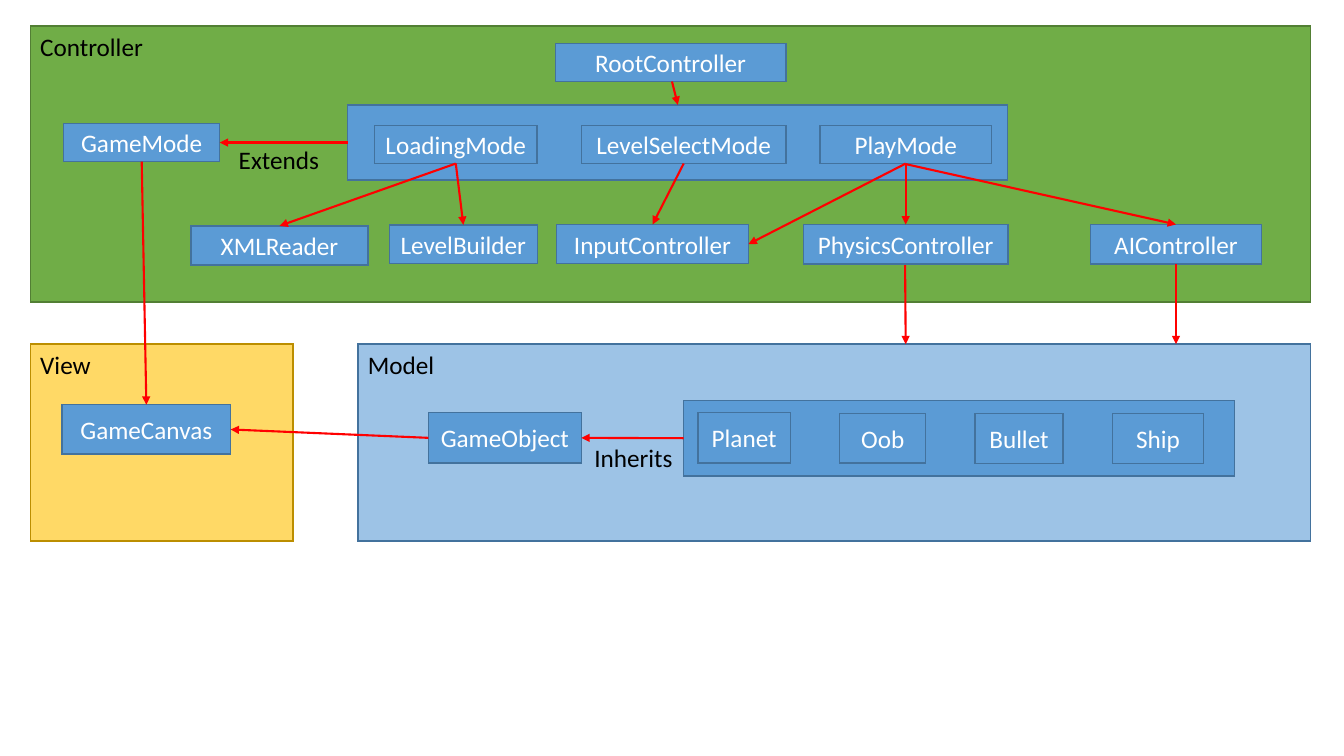
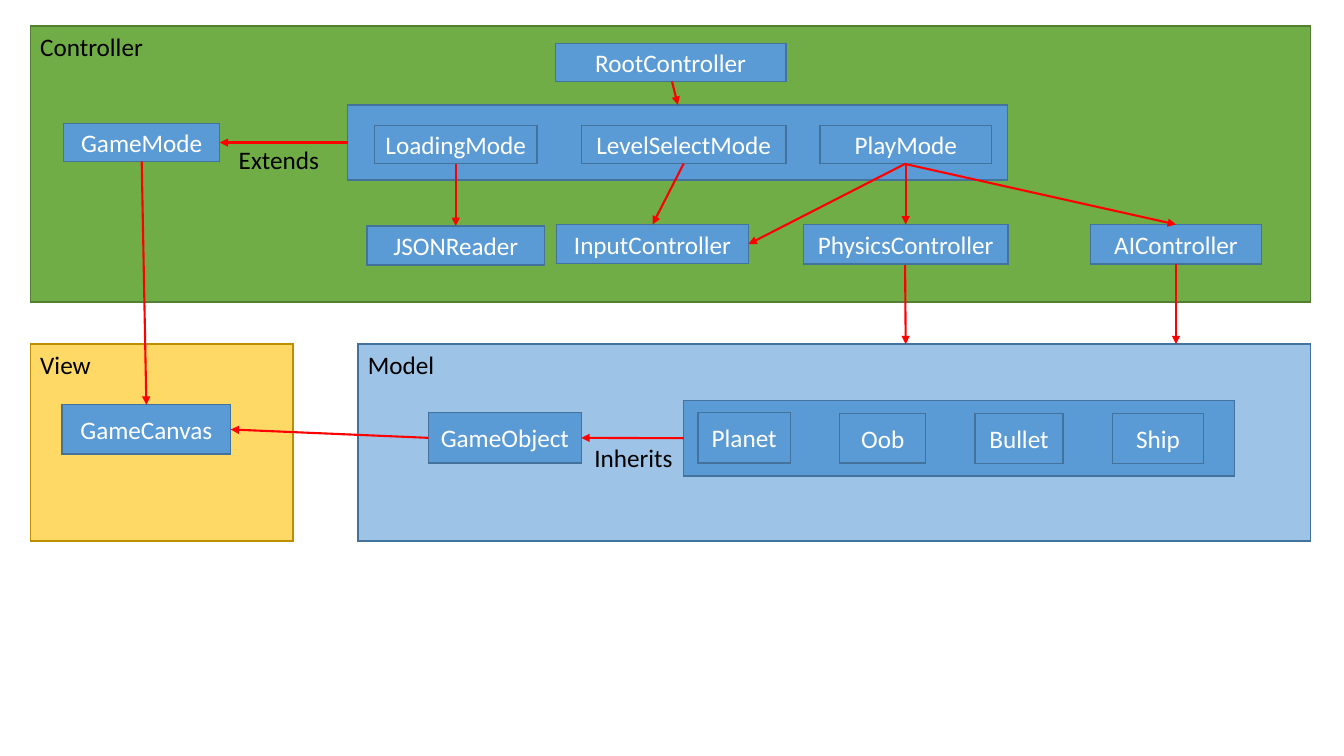
Before and after one commit to bs672/TBFO-VideoGame, a slide deck: slide 1 of Technical Prototype/Diagrams.pptx. Drawn at 1344x756 pixels with LibreOffice and Linux fonts; fonts in the diff are those of the drawing. Boxes give left, top, right and bottom in pixels: in the first picture for what was removed or moved away, otherwise in the second. Text is boxed around its words. In the diff, an @@ line names an element or a change of style, - is before the commit and + after.

```diff
--- a/Technical Prototype/Diagrams.pptx
+++ b/Technical Prototype/Diagrams.pptx
@@ arrow moved from (456, 163) - (279, 226) to (456, 163) - (456, 226) @@
@@ arrow removed from (456, 163) to (464, 225) @@
@@ rectangle "JSONReader": place and size @@
-rectangle "JSONReader" at (191,226,368,265)
+rectangle "JSONReader" at (367,226,544,265)
@@ rectangle removed at (389,225,537,263) @@
-LevelBuilder
@@ text in rectangle at (393,237,518,255): text changed @@
-XMLReader
+JSONReader
```
Also in this commit, not shown: 1 other slide changed, 4 other files.
